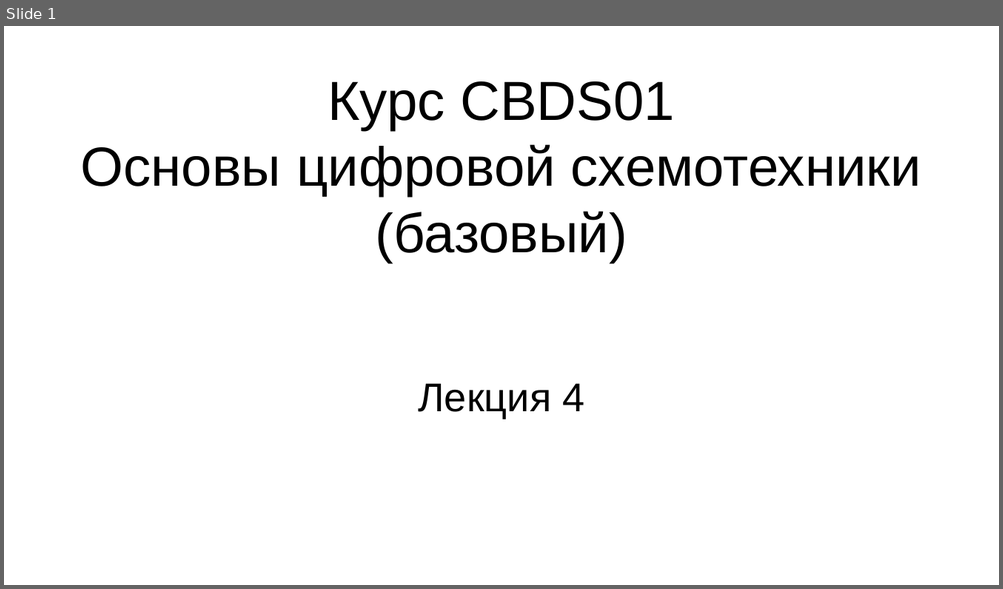
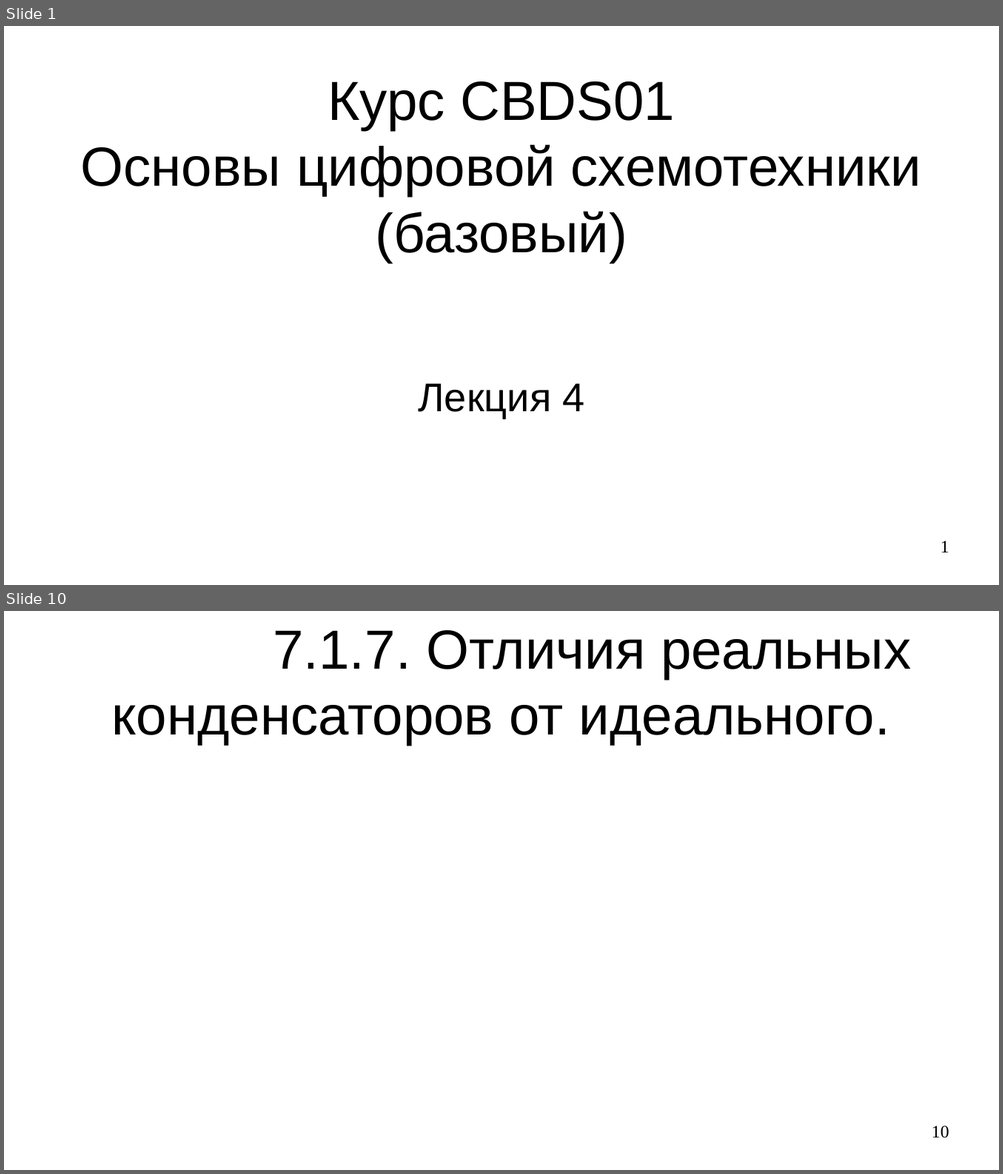
Before and after one commit to steelcraft/stud-lab, a slide deck: Лекции/СBDS01#L4.odp. Shown one above the other, each under a label of ours: slide 1 before the commit, slides 1 and 10 after it; the slides between them are not shown. The pictures are 1003x589 and 1003x1174 pixels, drawn with LibreOffice and Linux fonts; fonts in the diff are those of the drawing. Boxes give left, top, right and bottom in pixels: in the first picture for what was removed or moved away, otherwise in the second. Text is boxed around its words. In the diff, an @@ line names an element or a change of style, - is before the commit and + after.

```diff
--- a/Лекции/СBDS01#L4.odp
+++ b/Лекции/СBDS01#L4.odp
@@ slide 10 added at <box>4,611,999,1170</box>, background #FFFFFF @@
@@ title added at <box>111,630,910,745</box>, 44 pt, text #000000 @@
+7.1.7. Отличия реальных конденсаторов от идеального.
@@ page number added at <box>931,1126,949,1139</box>, 14 pt, text #000000 @@
+10
@@ slide 1 changed as well @@
@@ page number added at <box>940,541,949,553</box>, 14 pt, text #000000 @@
+1
```
Also in this commit, not shown: 16 other slides added.
